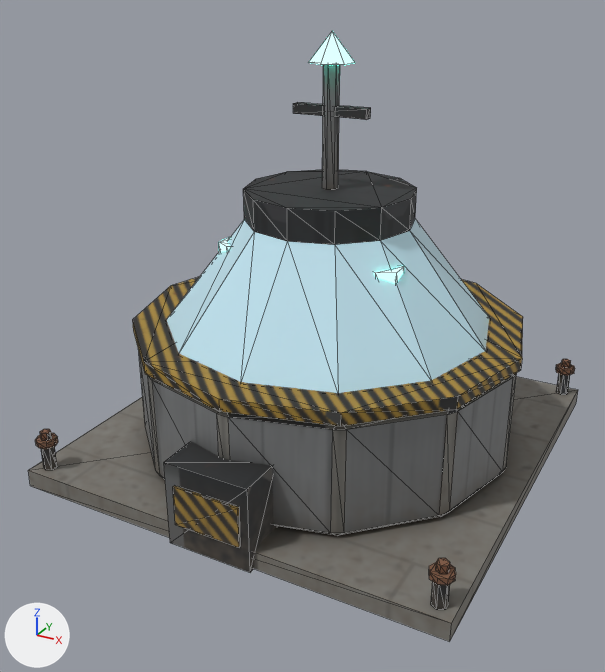
Before and after pictures for a commit that changed the glTF model jogo/assets/modelos/maquinas/laboratorio.glb.
One viewpoint serves both versions: a 50 mm camera at (2.38, -4.68, 3.13) aimed at (-0.04, -0.28, 0.93). The axes (+X, +Y, +Z) are drawn at lower left. The lights are the same throughout. The first picture is the older version. Mesh edges are drawn as thin lines. Where no turn or scale is listed for an object, it has been applied to the vertices. Vertices at exactly the same position are counted once.

Names of what the first picture shows: 'laboratorio_antena', 'laboratorio_corpo'.
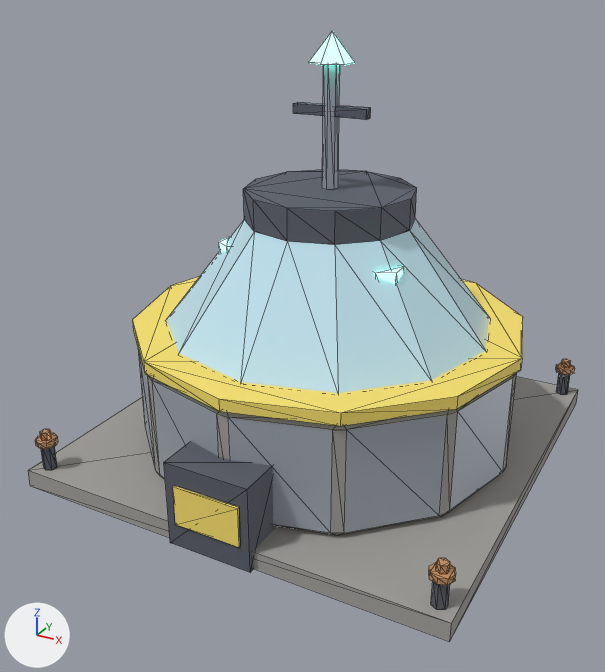
Location of each change, (x1, y1, x2, y2) in pixels of the pictures (605 x 672 px; the box of a moved part takes in the faces that stretch with it):
'laboratorio_antena', recoloured, surface changed (lighter)
    both: (293, 62, 371, 190)
part 1 of me_laboratorio_corpo, moved or reshaped
    both: (164, 462, 277, 572)
part 2 of me_laboratorio_corpo, recoloured (lighter)
    both: (28, 373, 578, 641)
part 3 of me_laboratorio_corpo, recoloured
    both: (41, 170, 570, 610)
part 4 of me_laboratorio_corpo, recoloured (grey to light grey)
    both: (138, 350, 513, 533)
part 5 of me_laboratorio_corpo, recoloured
    both: (35, 359, 575, 585)
part 6 of me_laboratorio_corpo, recoloured (lighter)
    both: (132, 277, 523, 547)
part 7 of me_laboratorio_antena, recoloured
    both: (293, 102, 371, 120)
part 8 of me_laboratorio_antena, recoloured (grey to light grey)
    both: (322, 65, 340, 190)
part 9 of me_laboratorio_antena, surface changed (lighter)
    both: (293, 62, 371, 190)

Diff of the bpy script that builds the scene:
```diff
--- a/jogo/assets/modelos/maquinas/laboratorio.glb.py
+++ b/jogo/assets/modelos/maquinas/laboratorio.glb.py
@@ mat_p_metal @@
+mat_p_metal = principled_material('P_Metal')
+mat_p_metal.base_color = (0.42, 0.46, 0.52)  # light grey #adb5bf
+mat_p_metal.metallic = 0.3
@@ mat_p_escuro @@
+mat_p_escuro = principled_material('P_Escuro')
+mat_p_escuro.base_color = (0.1, 0.11, 0.14)  # dark grey #595d69
+mat_p_escuro.roughness = 0.7
@@ mat_p_faixa @@
+mat_p_faixa = principled_material('P_Faixa')
+mat_p_faixa.base_color = (0.95, 0.75, 0.15)  # yellow #f9e16c
+mat_p_faixa.roughness = 0.7
@@ mat_p_concreto @@
+mat_p_concreto = principled_material('P_Concreto')
+mat_p_concreto.base_color = (0.36, 0.35, 0.33)  # grey #a2a09b
+mat_p_concreto.roughness = 0.85
@@ mat_p_cobre @@
+mat_p_cobre = principled_material('P_Cobre')
+mat_p_cobre.base_color = (0.78, 0.42, 0.2)  # beige #e5ad7c
+mat_p_cobre.metallic = 0.5
+mat_p_cobre.roughness = 0.4
@@ me_laboratorio_corpo @@
 me_laboratorio_corpo.from_pydata(...)  # 352 vertices, 630 faces; spans x -1.45..1.45, y -1.5..1.45, z 0.0..1.85
 # used by ob_laboratorio_corpo; location = (0.0, 0.0, 0.0)
-me_laboratorio_corpo.vertices[80].co = (-0.28, -1.49, 0.0)  # pixel (170, 542)
-me_laboratorio_corpo.vertices[81].co = (0.28, -1.49, 0.0)  # pixel (250, 572)
+# me_laboratorio_corpo part 1
+me_laboratorio_corpo.vertices[80].co = (0.28, -1.49, 0.0)  # pixel (250, 572)
+me_laboratorio_corpo.vertices[81].co = (-0.28, -1.49, 0.0)  # pixel (170, 542)
+# me_laboratorio_corpo part 2: 108 faces spanning x -1.45..1.45, y -1.45..1.45, z 0.0..0.88 switch from mat_laboratorio_tex (picture img_laboratorio_tex) to mat_p_concreto (grey #a2a09b)
+# me_laboratorio_corpo part 3: 121 faces spanning x -1.39..1.39, y -1.49..1.39, z 0.0..1.85 switch from mat_laboratorio_tex (picture img_laboratorio_tex) to mat_p_escuro (dark grey #595d69)
+# me_laboratorio_corpo part 4: 44 faces spanning x -1.29..1.29, y -1.29..1.29, z 0.12..0.88 switch from mat_laboratorio_tex (picture img_laboratorio_tex) to mat_p_metal (light grey #adb5bf)
+# me_laboratorio_corpo part 5: 192 faces spanning x -1.42..1.42, y -1.42..1.42, z 0.3..0.39 switch from mat_laboratorio_tex (picture img_laboratorio_tex) to mat_p_cobre (beige #e5ad7c)
+# me_laboratorio_corpo part 6: 56 faces spanning x -1.32..1.32, y -1.5..1.32, z 0.16..0.96 switch from mat_laboratorio_tex (picture img_laboratorio_tex) to mat_p_faixa (yellow #f9e16c)
 me_laboratorio_corpo.materials.append(mat_p_cristal)
@@ me_laboratorio_antena @@
 me_laboratorio_antena.from_pydata(...)  # 27 vertices, 42 faces; spans x -0.25..0.25, y -0.14..0.14, z 0.0..0.94
 # used by ob_laboratorio_antena; location = (0.0, 0.0, 1.85)
+# me_laboratorio_antena part 7: all 12 faces centred in x -0.25..0.25, y -0.03..0.03, z 0.45..0.51 switch from mat_laboratorio_tex (picture img_laboratorio_tex) to mat_p_escuro (dark grey #595d69)
+# me_laboratorio_antena part 8: all 16 faces centred in x -0.043..0.043, y -0.042..0.042, z 0.0..0.533 switch from mat_laboratorio_tex (picture img_laboratorio_tex) to mat_p_metal (light grey #adb5bf)
+# me_laboratorio_antena part 9: texture (UV) coordinates of 42 of 42 faces, centred in x -0.25..0.25, y -0.093..0.07, z 0.0..0.82, changed; they spanned u 0.0..0.97, v 0.0..0.97 and now span u 0.0..0.0, v 0.0..0.0
 me_laboratorio_antena.materials.append(mat_p_cristal)
```
